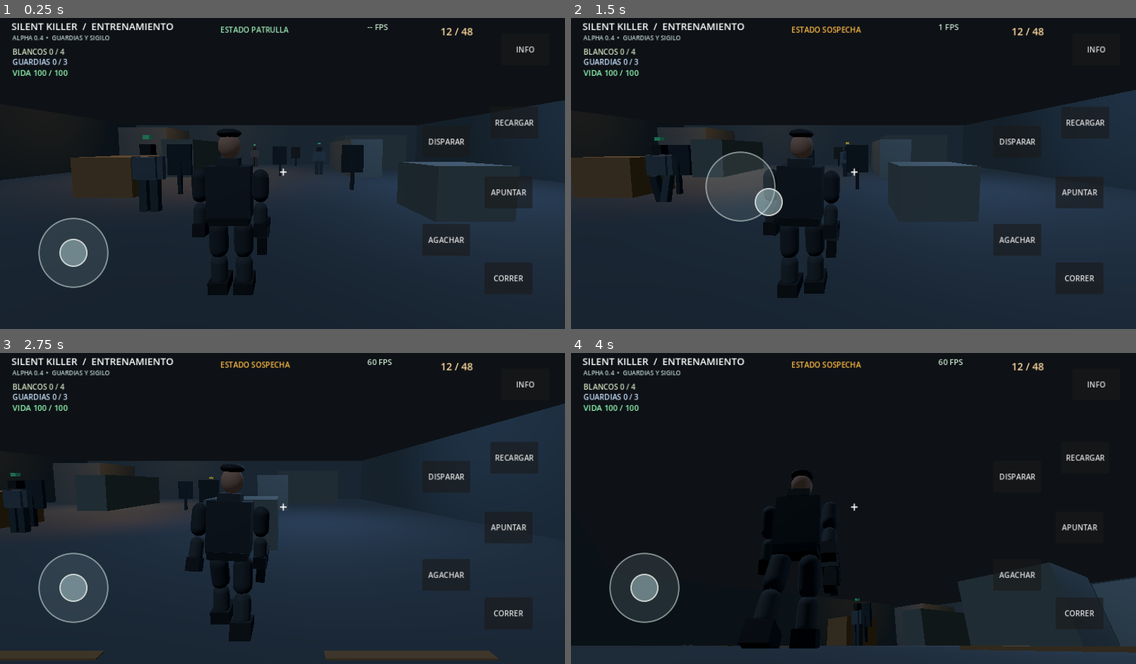
Above: before the commit, frames 1-4 (two rows, left to right).
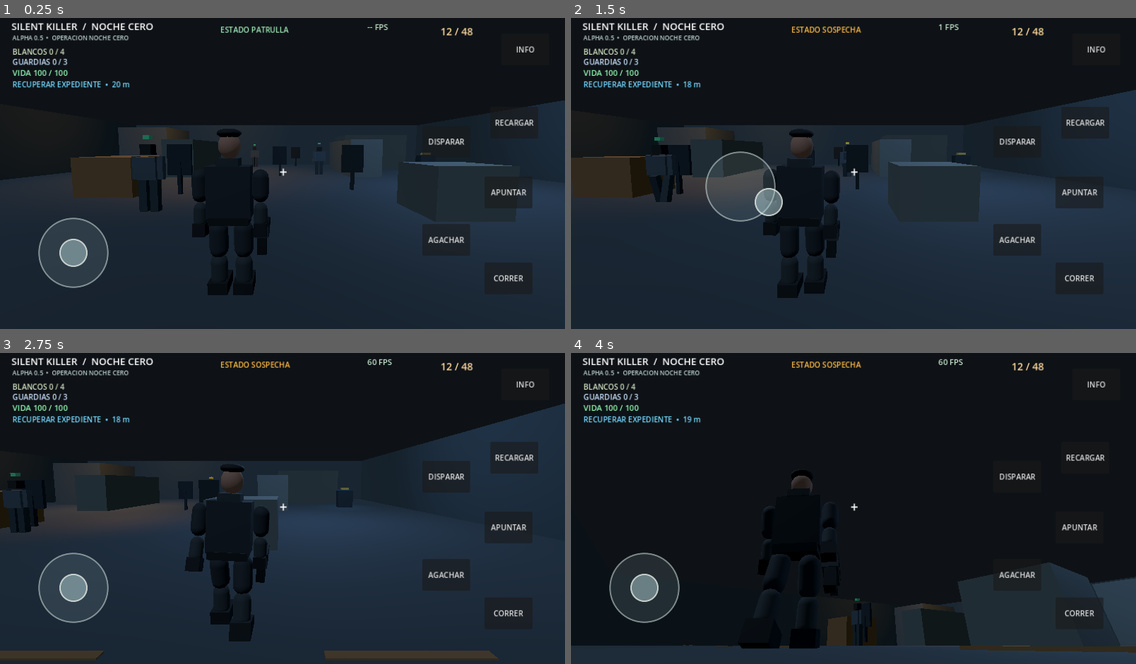
Above: after the commit, the same moments.

Repository: LoloscarPrr/Silent-murder
Game: Godot game, scene res://scenes/main.tscn
Two runs of this game, one before a commit and one after it. Both use one fixed random seed, a clock stepped at 60 frames per second and the inputs below.
Inputs (mouse positions are in pixels of both pictures, inside the frame that each line leads up to):
- Up to frame 1 (0.25 s): no input
- Up to frame 2 (1.5 s): move the mouse to (977, 154) at 0.52 s; hold Right (ui_right) 0.53-1.25 s; click (977, 154) at 0.67 s; drag from (740, 185) to (825, 232) at 1.27 s
- Up to frame 3 (2.75 s): move the mouse to (339, 436) at 2.02 s; hold Right (ui_right) from 2.03 s (still down); click (339, 436) at 2.17 s
- Up to frame 4 (4 s): release Right (ui_right) at 2.75 s; drag from (825, 567) to (684, 458) at 2.77 s; move the mouse to (1023, 552) at 3.52 s; hold Left (ui_left) from 3.53 s (still down); click (1023, 552) at 3.67 s

The runs differ from the first frame. In frame 1, 0.7% of the frame differs, in the area x 2-77%, y 1-44%; in frame 2, 0.7%; in frame 3, 0.7%, in the area x 2-62%, y 1-50%; in frame 4, 0.7%.
Error before the commit: Invalid assignment of property or key 'mission_manager' with value of type 'Node3D (mission_manager.gd)' on a base object of type 'CanvasLayer (mobile_controls…

Commit message:
feat(0.5): HUD de misión, interactuar y pantalla de resultado táctil

Diff:
--- a/scripts/mobile_controls.gd
+++ b/scripts/mobile_controls.gd
@@ -1,5 +1,5 @@
 extends CanvasLayer
-## Silent Murder 0.4 — same multitouch with stealth/guard combat HUD.
+## Silent Killer 0.5 — multitouch, objective interaction and mission result screen.
 ## The HUD buttons are visual only. ScreenTouch.index controls every action:
 ## finger 0 may move, finger 1 look, finger 2 sprint, finger 3 aim/crouch.
 
@@ -8,6 +8,12 @@
 const DEAD_ZONE := 0.09
 
 var operative
+var mission_manager
+var _mission_state := ""
+var _end_overlay: ColorRect
+var _result_title: Label
+var _result_subtitle: Label
+var _mission_label: Label
 var _roles: Dictionary = {} # touch index -> "move", "look", "sprint", "aim", "crouch", "info" or "idle"
 var _move_touch := -1
 var _look_touch := -1
@@ -40,8 +46,8 @@
  _joystick_visual.mouse_filter = Control.MOUSE_FILTER_IGNORE
  _surface.add_child(_joystick_visual)
 
- _status = _label("SILENT KILLER  /  ENTRENAMIENTO", Vector2(26,18), 22)
- var hint := _label("ALPHA 0.4  •  GUARDIAS Y SIGILO", Vector2(28,49), 14)
+ _status = _label("SILENT KILLER  /  NOCHE CERO", Vector2(26,18), 22)
+ var hint := _label("ALPHA 0.5  •  OPERACION NOCHE CERO", Vector2(28,49), 14)
  hint.modulate = Color(.75,.83,.83)
  var crosshair := Label.new()
  crosshair.text = "+"
@@ -83,6 +89,12 @@
  _add_button("CORRER","sprint",Vector2(.90,.84))
  _add_button("APUNTAR","aim",Vector2(.90,.57))
  _add_button("INFO","info",Vector2(.93,.12))
+ _add_button("INTERACTUAR","interact",Vector2(.63,.79))
+ _buttons["interact"].visible = false
+
+ _mission_label = _label("RECUPERAR EXPEDIENTE",Vector2(28,153),17)
+ _mission_label.modulate = Color(.45,.85,1.0)
+ _make_result_overlay()
 
  if operative != null:
   operative.status_changed.connect(_set_status)
@@ -119,11 +131,17 @@
  for action in _buttons:
   var button: Button = _buttons[action]
   var at: Vector2 = button.get_meta("anchor_position")
-  var width := 108.0 * _scale
-  var height := 72.0 * _scale
+  var width := (230.0 if action == "restart" else (142.0 if action == "interact" else 108.0)) * _scale
+  var height := (80.0 if action == "restart" else 72.0) * _scale
   button.position = Vector2(view.x * at.x - width*.5,view.y * at.y - height*.5)
   button.size = Vector2(width,height)
   button.add_theme_font_size_override("font_size",int(17.0*_scale))
+ if _end_overlay != null:
+  _end_overlay.size = view
+  _result_title.position = Vector2(view.x * .5 - 260.0 * _scale,view.y * .34)
+  _result_title.size = Vector2(520.0 * _scale,76.0 * _scale)
+  _result_subtitle.position = Vector2(view.x * .5 - 260.0 * _scale,view.y * .49)
+  _result_subtitle.size = Vector2(520.0 * _scale,80.0 * _scale)
  if _move_touch == -1:
   _joystick_center = Vector2(view.x*.13,view.y*.76)
   _joystick_knob = _joystick_center
@@ -152,6 +170,10 @@
   operative.apply_look((event as InputEventMouseMotion).relative,false)
 
 func _press(index: int, at: Vector2) -> void:
+ if _mission_state != "":
+  if _find_button(at) == "restart":
+   get_tree().reload_current_scene()
+  return
  if _roles.has(index):
   _release(index)
  # Buttons take precedence over the look area, but only within their actual rects.
@@ -166,6 +188,9 @@
     operative.set_fire_held(true)
    "reload":
     operative.reload_weapon()
+   "interact":
+    if mission_manager != null:
+     mission_manager.interact()
    "crouch":
     operative.toggle_crouch()
     operative.is_sprinting = _action_held("sprint")
@@ -225,9 +250,9 @@
 
 func _find_button(at: Vector2) -> String:
  # Topmost buttons first (overlap resolved deterministically).
- for action in ["info","reload","fire","aim","crouch","sprint"]:
+ for action in (["restart"] if _mission_state != "" else ["interact","info","reload","fire","aim","crouch","sprint"]):
   var button: Button = _buttons[action]
-  if button.get_global_rect().has_point(at):
+  if button.visible and button.get_global_rect().has_point(at):
    return action
  return ""
 
@@ -283,6 +308,58 @@
    _alert_label.modulate = Color(1.0,.73,.26)
   _:
    _alert_label.modulate = Color(.63,.93,.73)
+
+func set_mission_status(value: String) -> void:
+ if _mission_label != null:
+  _mission_label.text = value
+
+func set_interaction_available(enabled: bool,caption: String) -> void:
+ if _buttons.has("interact"):
+  var button: Button = _buttons["interact"]
+  button.visible = enabled and _mission_state == ""
+  if caption != "":
+   button.text = caption
+
+func _make_result_overlay() -> void:
+ _end_overlay = ColorRect.new()
+ _end_overlay.name = "MissionResultBackdrop"
+ _end_overlay.color = Color(.015,.022,.031,.83)
+ _end_overlay.set_anchors_and_offsets_preset(Control.PRESET_FULL_RECT)
+ _end_overlay.mouse_filter = Control.MOUSE_FILTER_IGNORE
+ _end_overlay.visible = false
+ _surface.add_child(_end_overlay)
+
+ _result_title = Label.new()
+ _result_title.add_theme_font_size_override("font_size",34)
+ _result_title.horizontal_alignment = HORIZONTAL_ALIGNMENT_CENTER
+ _result_title.mouse_filter = Control.MOUSE_FILTER_IGNORE
+ _surface.add_child(_result_title)
+
+ _result_subtitle = Label.new()
+ _result_subtitle.add_theme_font_size_override("font_size",20)
+ _result_subtitle.horizontal_alignment = HORIZONTAL_ALIGNMENT_CENTER
+ _result_subtitle.mouse_filter = Control.MOUSE_FILTER_IGNORE
+ _surface.add_child(_result_subtitle)
+
+ _add_button("REINTENTAR","restart",Vector2(.5,.72))
+ _buttons["restart"].visible = false
+ _result_title.visible = false
+ _result_subtitle.visible = false
+
+func show_mission_result(success: bool) -> void:
+ if _mission_state != "":
+  return
+ _reset_touches()
+ _mission_state = "success" if success else "failure"
+ _end_overlay.visible = true
+ _result_title.visible = true
+ _result_subtitle.visible = true
+ _result_title.text = "CONTRATO COMPLETADO" if success else "OPERACION FALLIDA"
+ _result_title.modulate = Color(.48,1.0,.65) if success else Color(1.0,.48,.45)
+ _result_subtitle.text = "Expediente recuperado. Extraccion confirmada." if success else "El operativo fue neutralizado. Intenta otra ruta."
+ _buttons["restart"].visible = true
+ _buttons["restart"].text = "NUEVA PARTIDA" if success else "REINTENTAR"
+ _layout()
 
 func _set_status(message: String) -> void:
  if _status != null:
